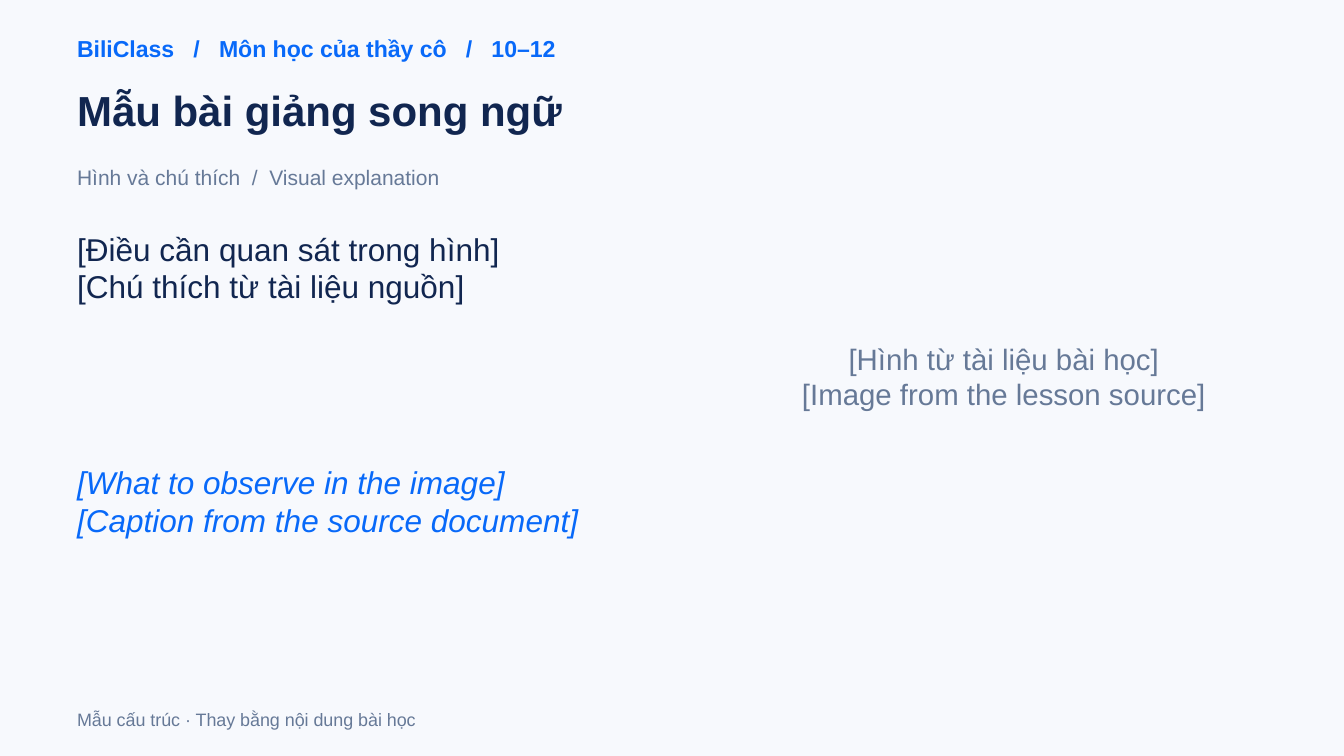
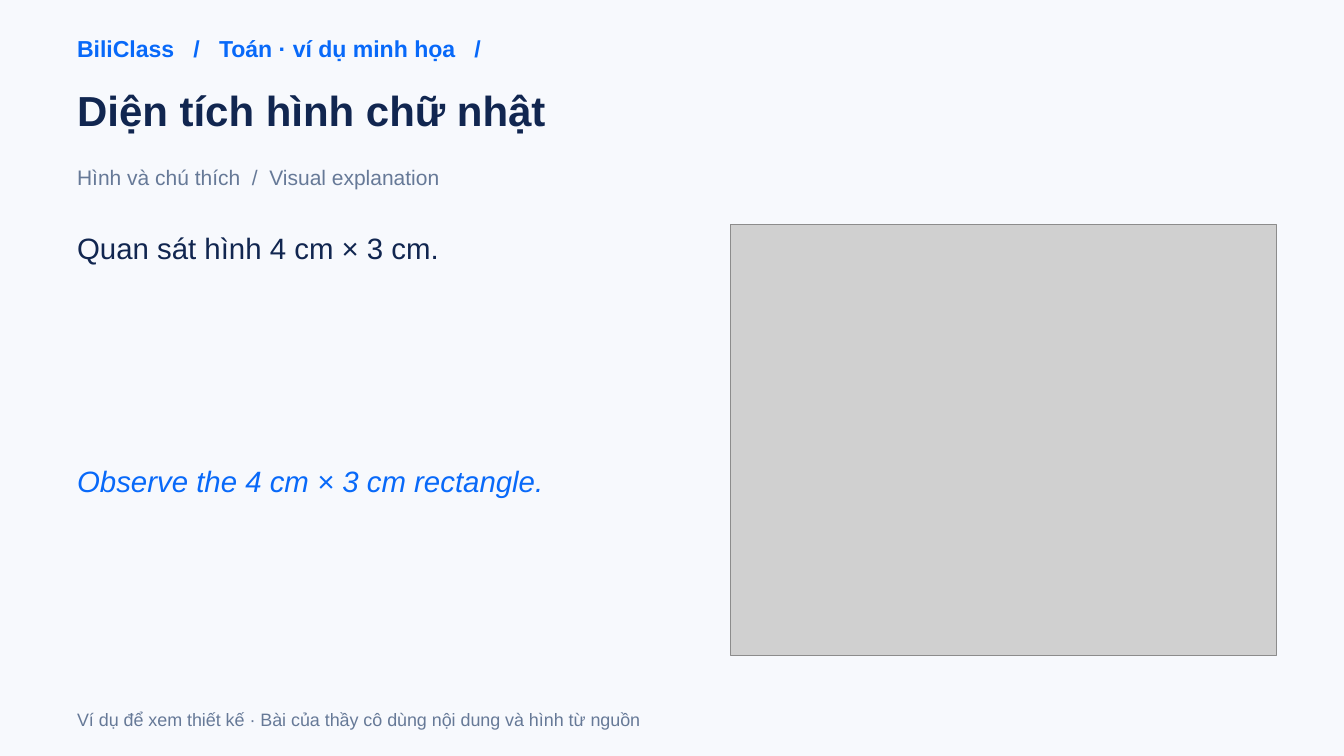
Before and after one commit to whitelotus-web/BiliClass, a slide deck: slide 7 of app/assets/templates/standard-classroom.pptx. Drawn at 1344x756 pixels with LibreOffice and Linux fonts; fonts in the diff are those of the drawing; grey boxes stand for pictures. Boxes give left, top, right and bottom in pixels: in the first picture for what was removed or moved away, otherwise in the second. Text is boxed around its words. In the diff, an @@ line names an element or a change of style, - is before the commit and + after.

```diff
--- a/app/assets/templates/standard-classroom.pptx
+++ b/app/assets/templates/standard-classroom.pptx
@@ text at [77, 40, 455, 61]: text changed @@
-BiliClass / Môn học của thầy cô / 10–12
+BiliClass / Toán · ví dụ minh họa /
@@ text at [77, 94, 546, 134]: text changed @@
-Mẫu bài giảng song ngữ
+Diện tích hình chữ nhật
@@ text at [77, 237, 438, 264]: text changed; size 22.5 to 21 pt @@
-[Điều cần quan sát trong hình]
-[Chú thích từ tài liệu nguồn]
+Quan sát hình 4 cm × 3 cm.
@@ picture added at [731, 225, 1277, 655] @@
@@ text removed at [802, 348, 1205, 411] @@
-[Hình từ tài liệu bài học]
-[Image from the lesson source]
@@ text at [77, 470, 543, 498]: text changed; size 22.5 to 21 pt @@
-[What to observe in the image]
-[Caption from the source document]
+Observe the 4 cm × 3 cm rectangle.
@@ text at [77, 712, 641, 730]: text changed @@
-Mẫu cấu trúc · Thay bằng nội dung bài học
+Ví dụ để xem thiết kế · Bài của thầy cô dùng nội dung và hình từ nguồn
```
Also in this commit, not shown: 13 slides added, 13 slides removed, 24 other files.
